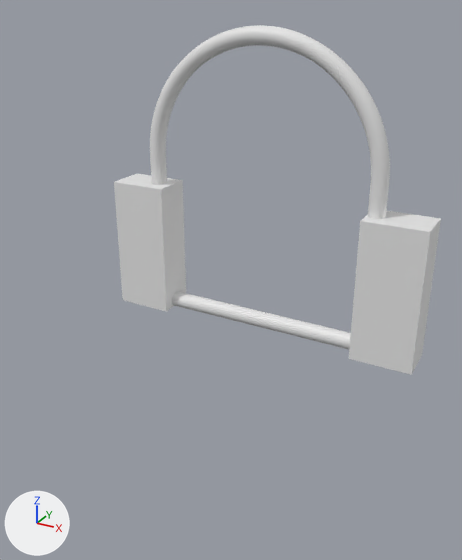
The FBX model Assets/_Assets/Models/RookeryGate_01.fbx: old version first, new version second.
Camera for both pictures: a 50 mm camera at (-7.38, -5.9, 4.16) aimed at (-11.05, 0.78, 0.82). Arrows for +X, +Y and +Z are at lower left; the lights stay in place. Where no turn or scale is listed for an object, it has been applied to the vertices.

Names of what the first picture shows: 'rookeryGate_v1'.
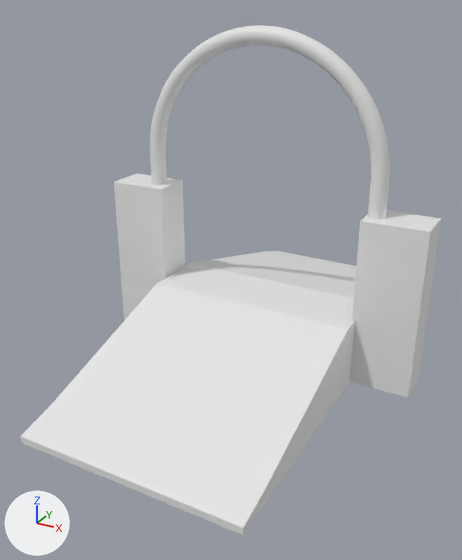
Where the newer file only moved an object's origin or applied its transform, the numbers keep the older frame.

Edits to the bpy script that builds the scene:
```text
Change me_cube_061:
    used by ob_rookerygate_v1; location = (-10.84, 1.23, 1.94)
    verts and faces of me_cube_061; kept vertices keep their numbers, new ones are numbered from 1512
    before: 0 (2.17, -0.27, -1.94) at pixel (411, 374), 2 (1.38, -0.27, -1.94) at pixel (348, 358), 4 (2.17, 0.27, -1.94) at pixel (422, 355), 6 (1.38, 0.27, -1.94)
    before: 16 (-2.17, -0.27, -1.94) at pixel (122, 300), 18 (-1.38, -0.27, -1.94) at pixel (166, 311), 20 (-2.17, 0.27, -1.94), 22 (-1.38, 0.27, -1.94)
    remove me_cube_061.from_pydata(...)  # 1512 vertices, 1524 faces; spans x -2.17..2.17, y -0.27..0.27, z -1.94..1.94
    add me_cube_061.from_pydata(...)  # 1528 vertices, 1538 faces; spans x -2.17..2.17, y -3.18..3.45, z -2.28..1.94
    me_cube_061 part 1: a new loose piece of 16 vertices spanning x -1.36..1.42, y -3.18..3.45, z -2.28..-1.39
    me_cube_061 part 2
    add for i in [0, 2, 4, 6]: verts[i] += (0.0, 0.0, -0.33)
    me_cube_061 part 3
    add for i in [16, 18, 20, 22]: verts[i] += (0.0, 0.0, -0.33)
```

Location of each change, [x1, y1, x2, y2] in pixels of the pictures (462 x 560 px; the box of a moved part takes in the faces that stretch with it):
'rookeryGate_v1', reshaped (29% wider, 46% taller): before [114, 25, 441, 375]; after [20, 25, 441, 535]
part 1 of me_cube_061, added: after [20, 251, 356, 535]
part 2 of me_cube_061, moved or reshaped: before [349, 294, 431, 375]; after [350, 294, 431, 398]
part 3 of me_cube_061, moved or reshaped: before [119, 245, 186, 311]; after [119, 245, 185, 320]
